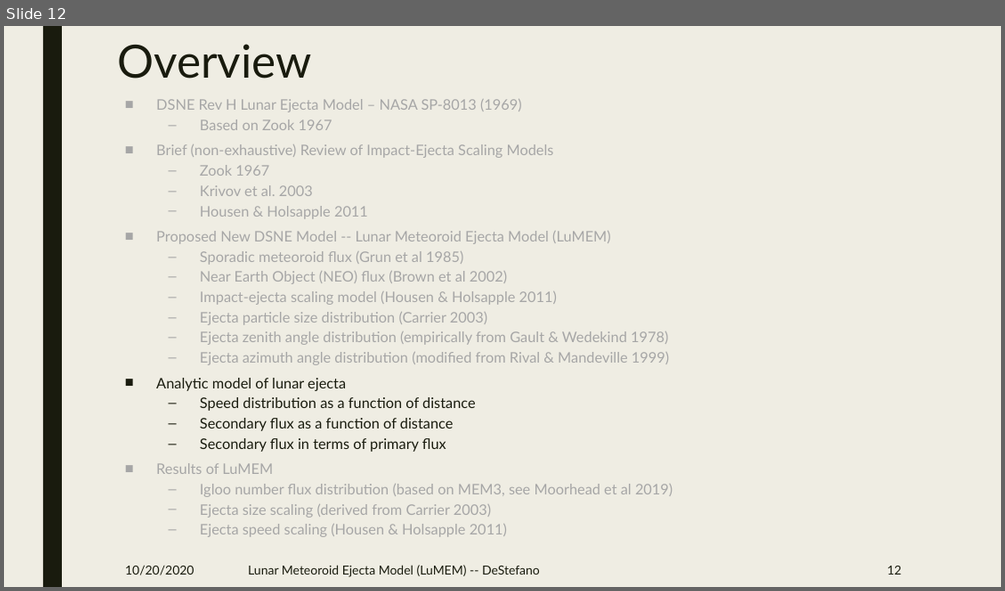
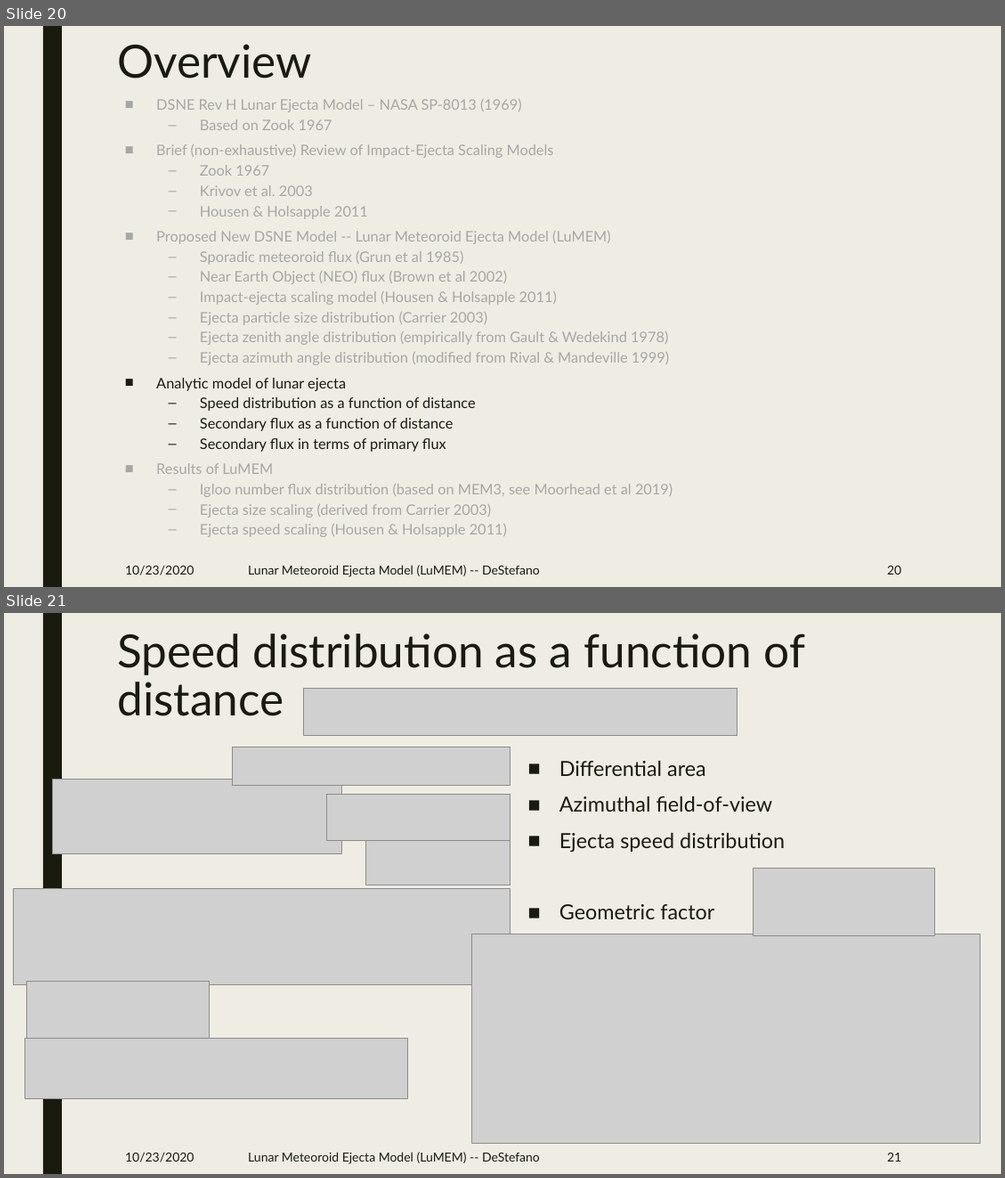
Before and after one commit to pmbremner/LunarEjecta, a slide deck: Presentation/Lunar_Secondary_Ejecta_Model.pptx. Shown one above the other, each under a label of ours: slide 12 before the commit, slides 20 and 21 after it. The pictures are 1005x591 and 1005x1178 pixels, drawn with LibreOffice and Linux fonts; fonts in the diff are those of the drawing; grey boxes stand for pictures. Boxes give left, top, right and bottom in pixels: in the first picture for what was removed or moved away, otherwise in the second. Text is boxed around its words. In the diff, an @@ line names an element or a change of style, - is before the commit and + after.

```diff
--- a/Presentation/Lunar_Secondary_Ejecta_Model.pptx
+++ b/Presentation/Lunar_Secondary_Ejecta_Model.pptx
@@ slide 21 added at (4,613,1001,1174), background #EFEDE3; not listed: 1 template element that a slide beside it also shows @@
@@ title added at (117,633,806,716), 44 pt, text #191B0E @@
+Speed distribution as a function of distance
@@ picture added at (303,688,737,735) @@
@@ picture added at (233,747,510,785) @@
@@ text added at (559,760,785,919), 20 pt, text #191B0E @@
+■ Differential area
+■ Azimuthal field-of-view
+■ Ejecta speed distribution
+■ Geometric factor
@@ picture added at (53,779,343,854) @@
@@ picture added at (327,795,510,840) @@
@@ picture added at (366,840,510,885) @@
@@ picture added at (752,868,935,936) @@
@@ picture added at (14,888,510,984) @@
@@ picture added at (471,933,979,1143) @@
@@ picture added at (26,981,209,1039) @@
@@ picture added at (25,1038,407,1099) @@
@@ text added at (125,1151,194,1162), 12 pt, text #191B0E @@
+10/23/2020
@@ text added at (248,1151,540,1164), 12 pt, text #191B0E @@
+Lunar Meteoroid Ejecta Model (LuMEM) -- DeStefano
@@ page number added at (887,1152,901,1161), 12 pt, text #191B0E @@
+21
@@ what was slide 12 is now slide 20 @@
@@ slide 20 changed as well @@
@@ text at (125,564,194,575): text changed @@
-10/20/2020
+10/23/2020
@@ page number at (887,565,901,574): text changed @@
-12
+20
```
Also in this commit, not shown: 12 other slides changed, 9 other slides added, 7 other files.
